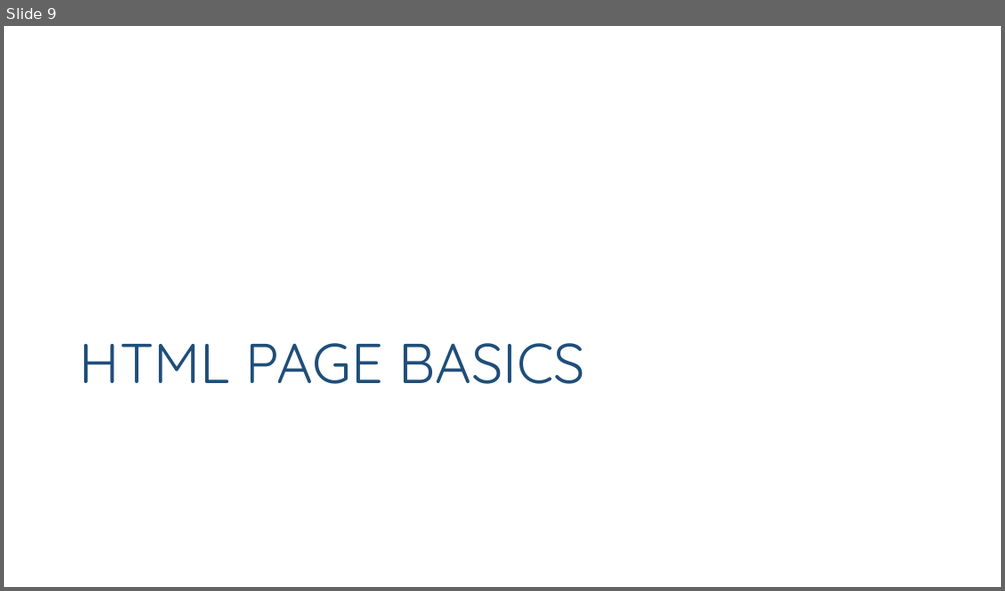
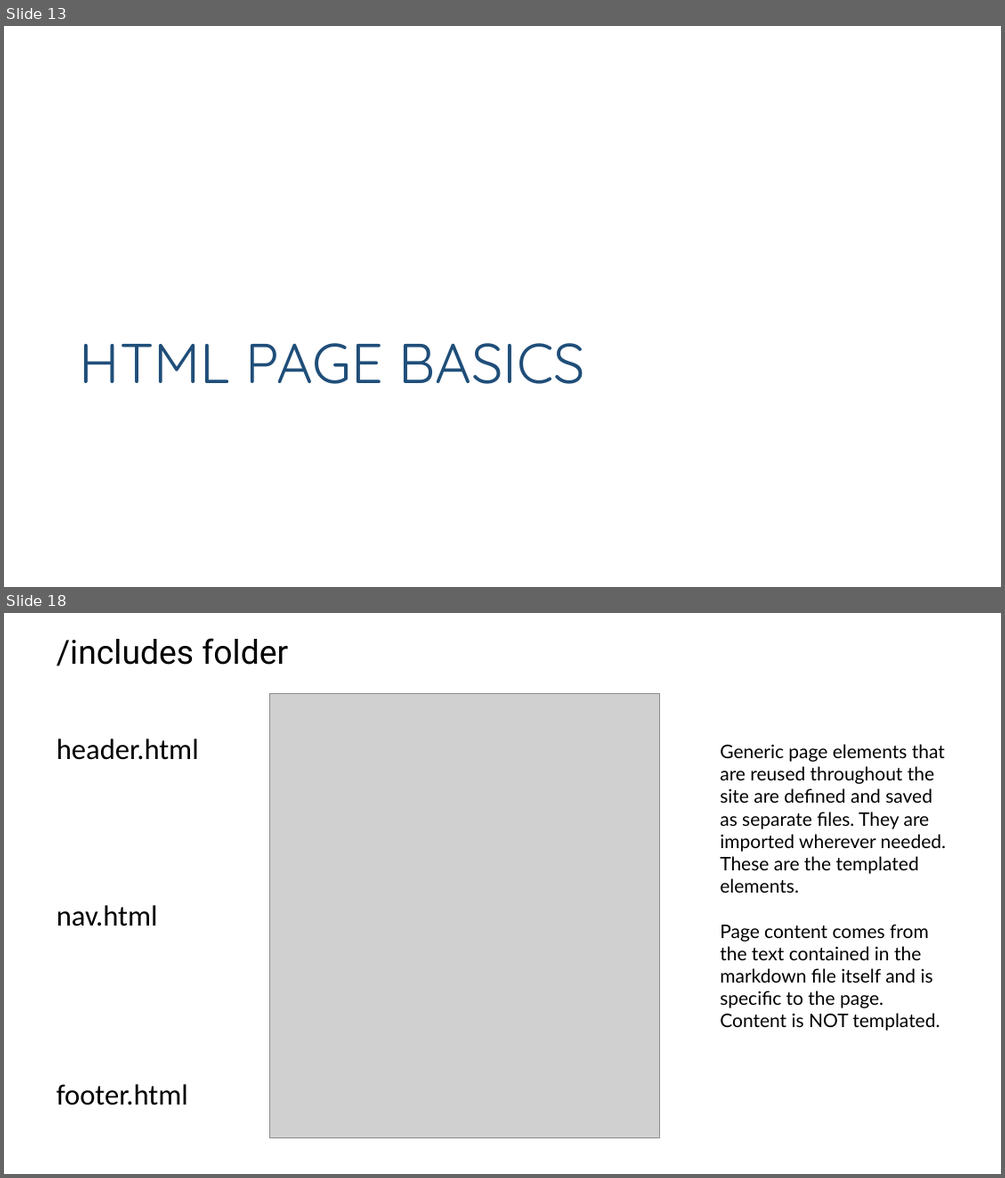
Before and after one commit to Watts-College/paf-514-template, a slide deck: lectures/github-pages.pptx. Shown one above the other, each under a label of ours: slide 9 before the commit, slides 13 and 18 after it; the slides between them are not shown. The pictures are 1005x591 and 1005x1178 pixels, drawn with LibreOffice and Linux fonts; fonts in the diff are those of the drawing; grey boxes stand for pictures. Boxes give left, top, right and bottom in pixels: in the first picture for what was removed or moved away, otherwise in the second. Text is boxed around its words. In the diff, an @@ line names an element or a change of style, - is before the commit and + after.

Commit message:
update lecture on html

```diff
--- a/lectures/github-pages.pptx
+++ b/lectures/github-pages.pptx
@@ slide 18 added at [4, 613, 1001, 1174], background #FFFFFF @@
@@ text added at [57, 638, 288, 666], 32 pt, text #000000 @@
+/includes folder
@@ picture added at [269, 694, 659, 1139] @@
@@ text added at [57, 738, 199, 760], 28 pt, text #000000 @@
+    header.html
@@ text added at [720, 744, 946, 1030], 18 pt, text #000000 @@
+Generic page elements that are reused throughout the site are defined and saved as separate files. They are imported wherever needed. These are the templated elements.
+Page content comes from the text contained in the markdown file itself and is specific to the page. Content is NOT templated.
@@ text added at [57, 905, 158, 926], 28 pt, text #000000 @@
+    nav.html
@@ text added at [57, 1084, 188, 1105], 28 pt, text #000000 @@
+    footer.html
@@ what was slide 9 is now slide 13 @@
```
Also in this commit, not shown: 14 other slides added, 2 slides removed, 1 other file.
